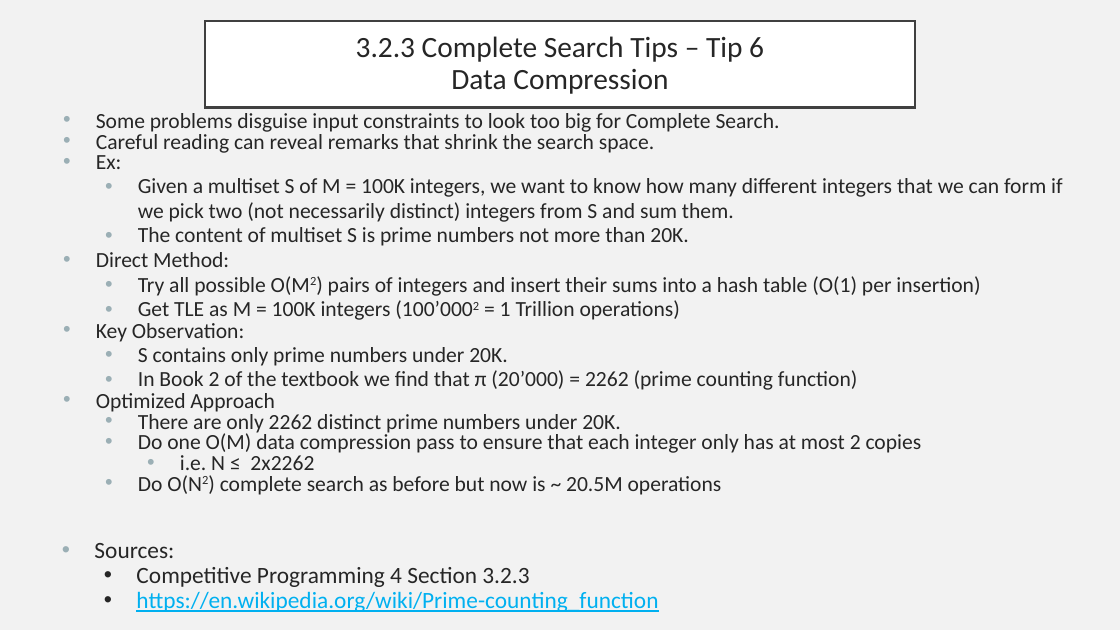
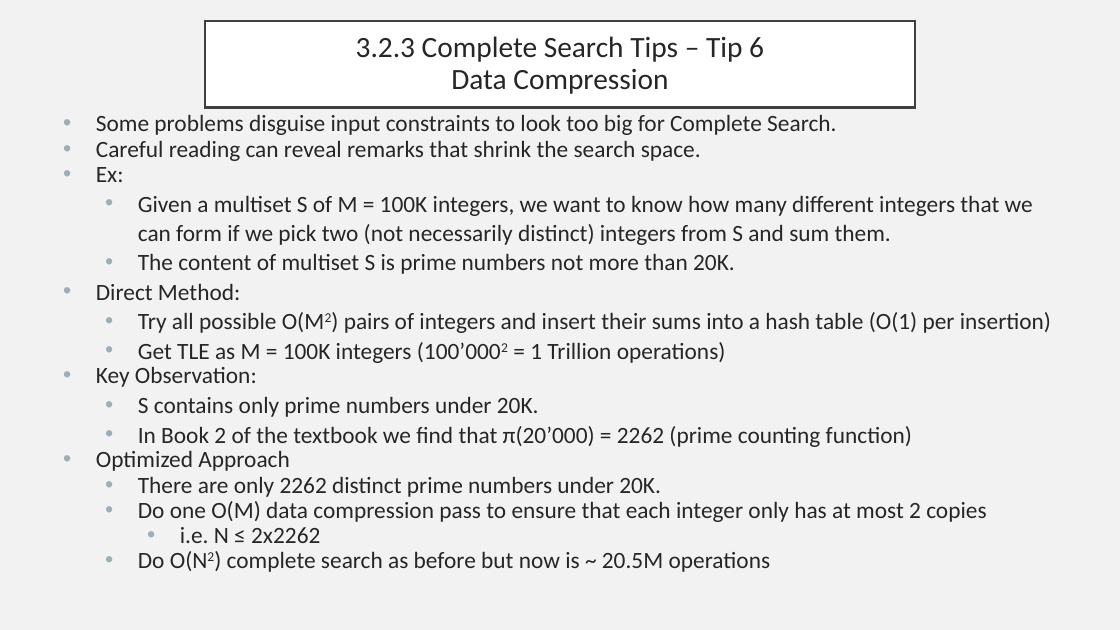
Before and after one commit to ryan-pelchat/competitive-programming-bootcamp-summer-2026, a slide deck: slide 14 of slides/day2_slides.pptx. Drawn at 1120x630 pixels with LibreOffice and Linux fonts; fonts in the diff are those of the drawing. Boxes give left, top, right and bottom in pixels: in the first picture for what was removed or moved away, otherwise in the second. Text is boxed around its words. In the diff, an @@ line names an element or a change of style, - is before the commit and + after.

```diff
--- a/slides/day2_slides.pptx
+++ b/slides/day2_slides.pptx
@@ text at [96,114,1051,572]: size 18.5 to 20 pt; line spacing 0.8 to 0.9; line spacing 0.95 to 1.05 @@
@@ text at [138,426,912,447]: text changed; size 18.5 to 20 pt @@
-  • In Book 2 of the textbook we find that π (20’000) = 2262 (prime counting function)
+  • In Book 2 of the textbook we find that π(20’000) = 2262 (prime counting function)
@@ text removed at [94,543,658,612] @@
-• Sources:
-  • Competitive Programming 4 Section 3.2.3
-  • https://en.wikipedia.org/wiki/Prime-counting_function
```
Also in this commit, not shown: 6 other slides changed, 1 slide added, 1 slide removed, 12 other files.
